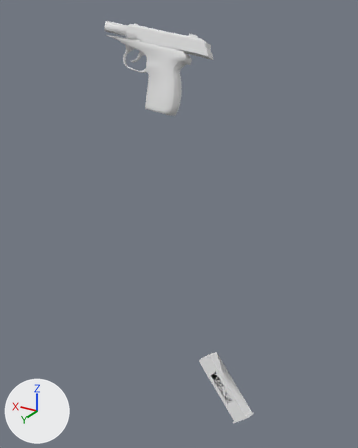
The OBJ model Vertex_Animation_Compiler/Assets/Makarov_Pistol_Reload168.obj as it was, and as the next commit left it.
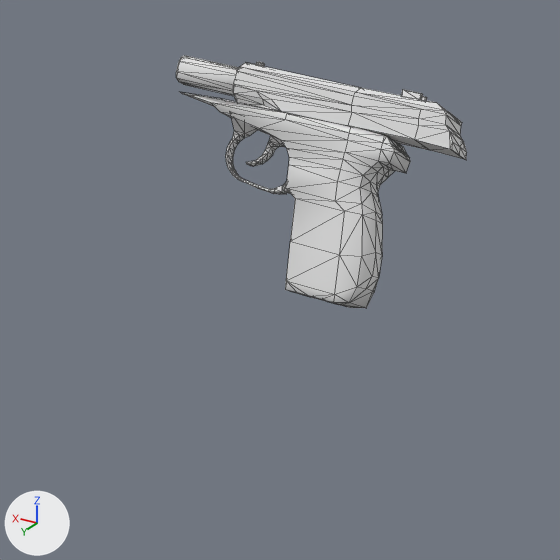
The first picture shows the older version from a 50 mm lens placed at (-0.071, 0.543, -0.011), pointed at (0.254, 0.003, -0.281). The close-ups show both versions on the part from 11% to 69% of the width and 0% to 47% of the height of that picture; other places that the commit changed are outside them. Every picture has the same lights, and +X, +Y and +Z are marked at lower left. The close-ups show mesh edges as thin lines. Where no turn or scale is listed for an object, it has been applied to the vertices.

Script lines for the objects in view, before the commit:
```python
me_rest_of_the_gun_sphere = bpy.data.meshes.new('Rest_of_the_gun_Sphere')
me_rest_of_the_gun_sphere.from_pydata(...)  # 272 vertices, 525 faces; spans x 0.3113..0.4581, y -0.1383..-0.0826, z -0.1591..-0.0256
me_top_slider_sphere_001 = bpy.data.meshes.new('Top_Slider_Sphere.001')
me_top_slider_sphere_001.from_pydata(...)  # 131 vertices, 237 faces; spans x 0.2787..0.418, y -0.1467..-0.1085, z -0.0779..-0.0286
ob_rest_of_the_gun_sphere = bpy.data.objects.new('Rest_of_the_gun_Sphere', me_rest_of_the_gun_sphere)
ob_rest_of_the_gun_sphere.location = (0.0, 0.0, 0.0)
ob_top_slider_sphere_001 = bpy.data.objects.new('Top_Slider_Sphere.001', me_top_slider_sphere_001)
ob_top_slider_sphere_001.location = (0.0, 0.0, 0.0)
```
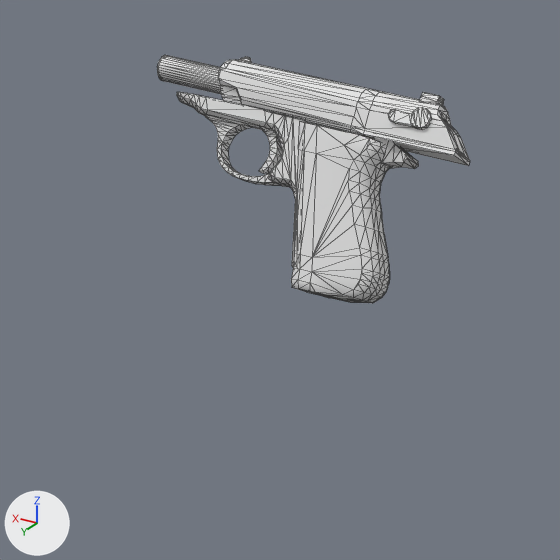
Where the change shows, as pixel boxes (x1, y1, x2, y2) in the close-ups (560 x 560 px):
'Rest_of_the_gun_Sphere', reshaped: before (176, 56, 410, 308); after (157, 55, 389, 303)
'Top_Slider_Sphere.001', reshaped (8% wider, 11% taller): before (233, 62, 467, 160); after (218, 57, 470, 166)
'Rest_of_the_gun_Sphere.001', added: after (177, 92, 419, 267)
part 1 of me_rest_of_the_gun_sphere, rebuilt (57% narrower, 16% shorter): before (180, 92, 410, 308); after (291, 121, 389, 303)
part 2 of me_rest_of_the_gun_sphere, rebuilt: before (176, 56, 239, 96); after (157, 55, 221, 94)
part 3 of me_rest_of_the_gun_sphere, added: after (206, 115, 278, 185)
part 4 of me_rest_of_the_gun_sphere, added: after (259, 127, 282, 174)
part 5 of me_rest_of_the_gun_sphere, deleted: before (246, 135, 285, 166)
part 7 of me_top_slider_sphere_001, rebuilt (8% wider, 9% taller): before (233, 63, 467, 160); after (218, 60, 470, 166)
part 8 of me_top_slider_sphere_001, added: after (388, 107, 431, 129)
part 9 of me_top_slider_sphere_001, added: after (420, 92, 444, 105)
part 10 of me_top_slider_sphere_001, added: after (239, 57, 252, 63)
part 11 of me_top_slider_sphere_001, deleted: before (401, 89, 427, 101)

The edits, one by one:
me_rest_of_the_gun_sphere is used by ob_rest_of_the_gun_sphere; location (0.0, 0.0, 0.0).
me_rest_of_the_gun_sphere had 272 vertices, 525 faces and spanned x 0.3113..0.4581, y -0.1383..-0.0826, z -0.1591..-0.0256.
me_rest_of_the_gun_sphere now has 446 vertices, 876 faces and spans x 0.312..0.4721, y -0.1376..-0.0856, z -0.1555..-0.0255.
me_rest_of_the_gun_sphere part 1: the loose piece of 212 vertices spanning x 0.3113..0.4571, y -0.1383..-0.0826, z -0.1591..-0.0453 is rebuilt with 198 vertices and now spans x 0.312..0.375, y -0.1376..-0.0856, z -0.1555..-0.0588.
me_rest_of_the_gun_sphere part 2: the loose piece of 24 vertices spanning x 0.4085..0.4581, y -0.1293..-0.1087, z -0.049..-0.0256 is rebuilt with 128 vertices and now spans x 0.4092..0.4721, y -0.1291..-0.1092, z -0.0497..-0.0255.
me_rest_of_the_gun_sphere part 3: a new loose piece of 76 vertices spanning x 0.3853..0.4374, y -0.1202..-0.1027, z -0.0947..-0.0568.
me_rest_of_the_gun_sphere part 4: a new loose piece of 44 vertices spanning x 0.3871..0.4021, y -0.1241..-0.1065, z -0.0888..-0.057.
me_rest_of_the_gun_sphere part 5: 36 vertices removed from x 0.3838..0.4073, y -0.1189..-0.1063, z -0.0847..-0.067.
me_rest_of_the_gun_sphere part 6: the surface is now shaded flat.
me_top_slider_sphere_001 is used by ob_top_slider_sphere_001; location (0.0, 0.0, 0.0).
me_top_slider_sphere_001 had 131 vertices, 237 faces and spanned x 0.2787..0.418, y -0.1467..-0.1085, z -0.0779..-0.0286.
me_top_slider_sphere_001 now has 222 vertices, 428 faces and spans x 0.2772..0.429, y -0.1456..-0.1079, z -0.0809..-0.026.
me_top_slider_sphere_001 part 7: the loose piece of 76 vertices spanning x 0.2787..0.418, y -0.1467..-0.1085, z -0.0779..-0.0289 is rebuilt with 142 vertices and now spans x 0.2772..0.429, y -0.1456..-0.1079, z -0.0809..-0.0275.
me_top_slider_sphere_001 part 8: a new loose piece of 36 vertices spanning x 0.2934..0.3179, y -0.1245..-0.1157, z -0.0612..-0.0501.
me_top_slider_sphere_001 part 9: a new loose piece of 24 vertices spanning x 0.2952..0.3069, y -0.1411..-0.1297, z -0.0523..-0.043.
me_top_slider_sphere_001 part 10: a new loose piece of 20 vertices spanning x 0.4136..0.422, y -0.1265..-0.1233, z -0.0303..-0.026.
me_top_slider_sphere_001 part 11: 29 vertices removed from x 0.3048..0.3178, y -0.1395..-0.1284, z -0.0496..-0.0416.
Mesh me_rest_of_the_gun_sphere_001 is new.
It has 166 vertices, 324 faces and spans x 0.306..0.458, y -0.139..-0.09, z -0.142..-0.045.
Object 'Rest_of_the_gun_Sphere.001' (ob_rest_of_the_gun_sphere_001) is new; it shows me_rest_of_the_gun_sphere_001.
Its location is (0.0, 0.0, 0.0).
